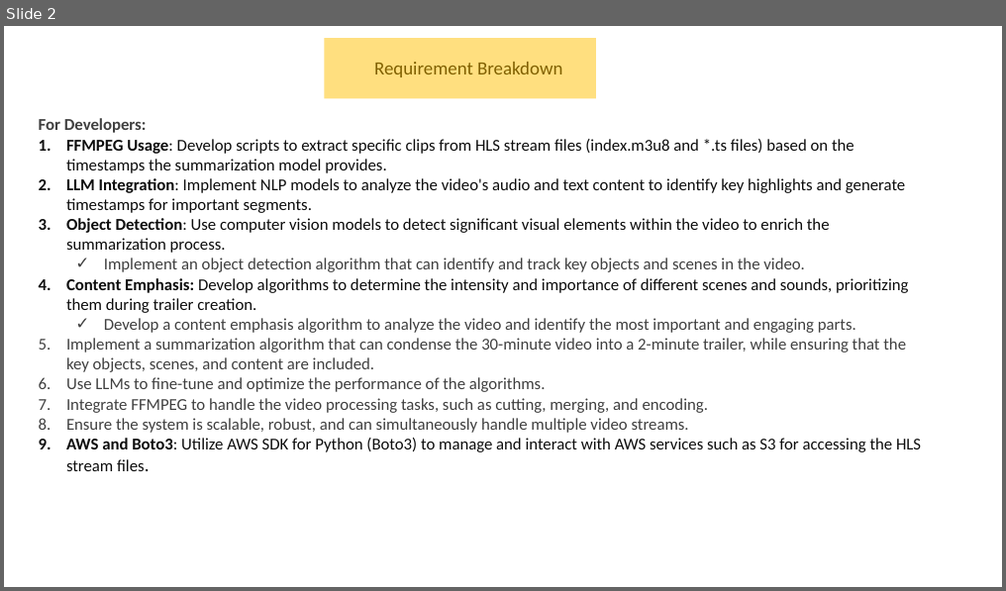
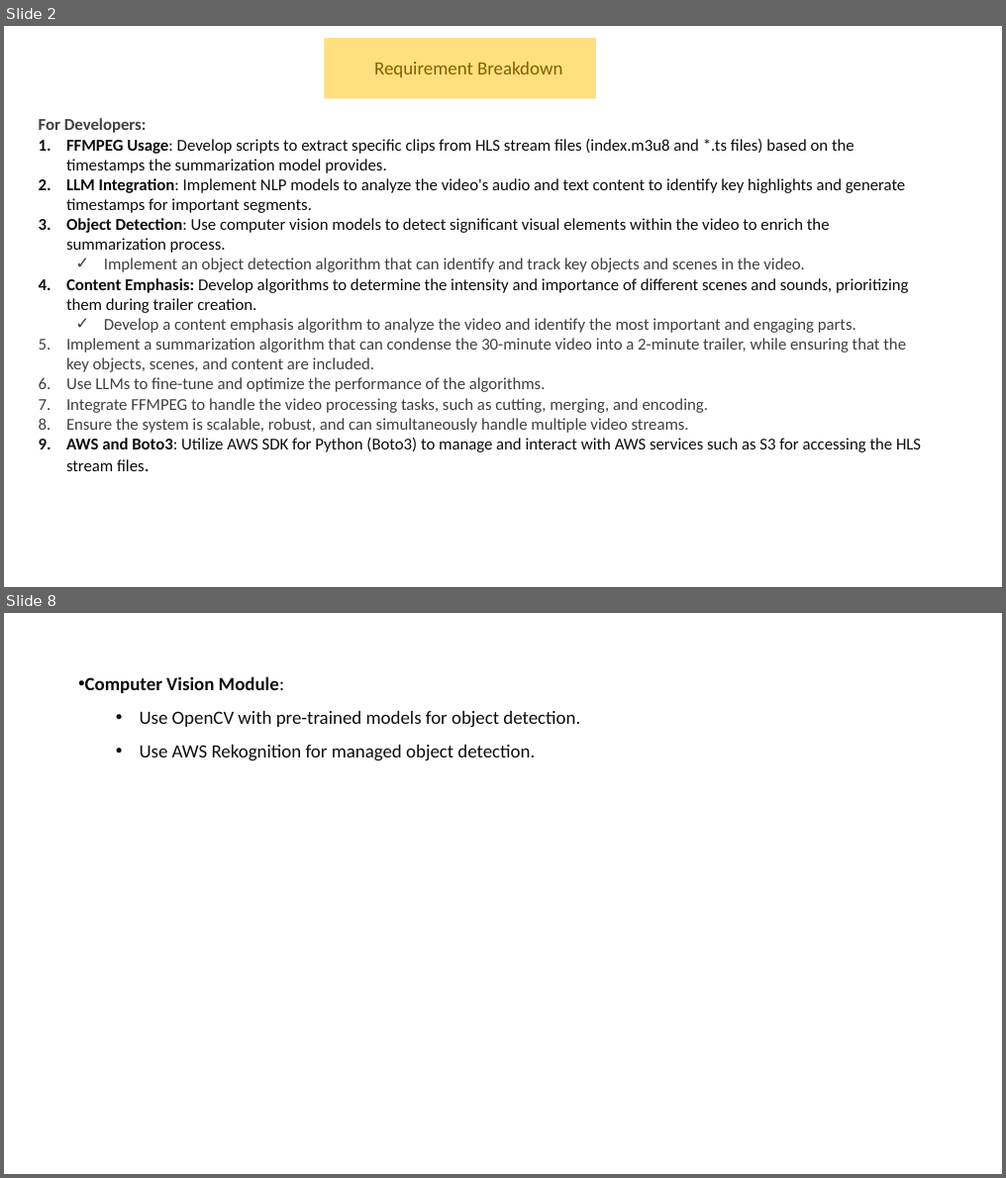
Before and after one commit to abmishra1234/DVR-Feature-Livestream, a slide deck: docs/VideoSummerisation.pptx. Shown one above the other, each under a label of ours: slide 2 before the commit, slides 2 and 8 after it; the slides between them are not shown. The pictures are 1006x591 and 1006x1178 pixels, drawn with LibreOffice and Linux fonts; fonts in the diff are those of the drawing. Boxes give left, top, right and bottom in pixels: in the first picture for what was removed or moved away, otherwise in the second. Text is boxed around its words. In the diff, an @@ line names an element or a change of style, - is before the commit and + after.

```diff
--- a/docs/VideoSummerisation.pptx
+++ b/docs/VideoSummerisation.pptx
@@ slide 8 added at (x1=4, y1=613, x2=1002, y2=1174), background #FFFFFF @@
@@ text added at (x1=85, y1=676, x2=580, y2=761), 18 pt, text #0D0D0D @@
+• Computer Vision Module:
+  • Use OpenCV with pre-trained models for object detection.
+  • Use AWS Rekognition for managed object detection.
```
Also in this commit, not shown: 2 slides changed, 14 other slides added, 1 slide removed.
